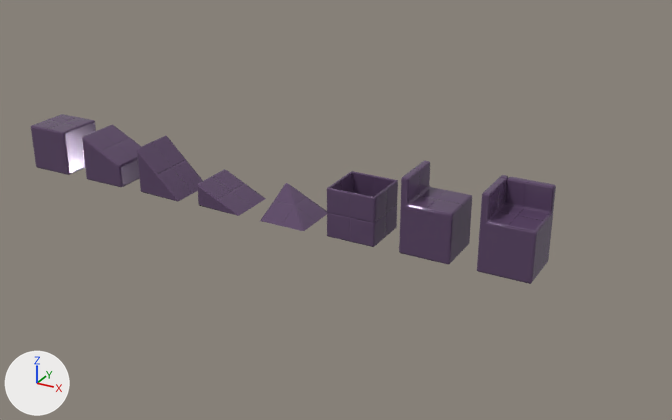
What one commit did to the glTF model mdl/blocksv1.glb.
The view is the same before and after, from a 50 mm camera at (21.7, -28.8, 14.1) aimed at (5.6, 0.4, -0.5). The axes (+X, +Y, +Z) are drawn at lower left. The lights are the same throughout. Objects named as collision shapes, trigger or cutter boxes, shadow casters or lower levels of detail are left out. Where no turn or scale is listed for an object, it has been applied to the vertices.

In view in the first picture: 'lvl_genblock', 'lvl_hollowblock', 'lvl_rampcorner', 'lvl_ramphalf', 'lvl_rampshallow', 'lvl_rampsteep', 'lvl_wallblock', 'lvl_wallcornerblock'.
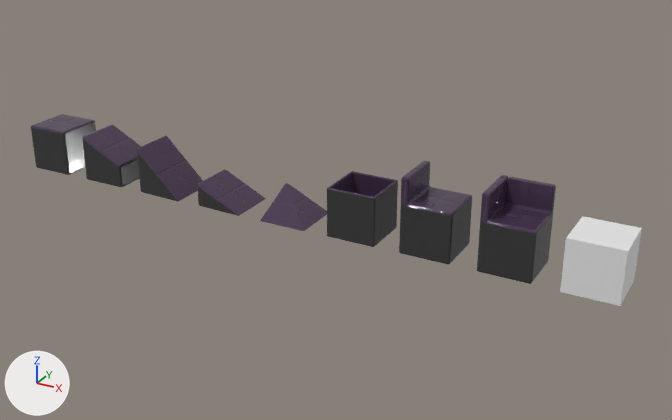
What differs and where, as boxes (x1, y1, x2, y2) in the pictures (672 x 420 px):
'lvl_wallcornerblock', recoloured
    both: (477, 175, 556, 284)
'Cube', added
    after: (560, 216, 642, 306)
'lvl_wallblock', recoloured (purple to black)
    both: (399, 161, 472, 264)
'lvl_hollowblock', recoloured (purple to black)
    both: (327, 171, 398, 247)
'lvl_rampsteep', recoloured
    both: (137, 136, 203, 201)
'lvl_genblock', recoloured
    both: (31, 114, 96, 175)
'lvl_rampshallow', recoloured
    both: (82, 125, 141, 187)
'lvl_ramphalf', recoloured
    both: (197, 169, 266, 216)
'lvl_rampcorner', recoloured
    both: (260, 183, 327, 231)

Patch to the scene script:
```diff
--- a/mdl/blocksv1.glb.py
+++ b/mdl/blocksv1.glb.py
@@ mat_genblock_mat @@
 mat_genblock_mat = principled_material('genblock_mat')
-mat_genblock_mat.base_color = (0.125, 0.0742, 0.156)  # dark purple #634d6e
+mat_genblock_mat.base_color = (0.0509, 0.0509, 0.0509)  # black #404040
 mat_genblock_mat.metallic = 0.2
@@ mat_genblock_mat_top @@
 n0 = _N.new('ShaderNodeBsdfPrincipled'); n0.name = 'Principled BSDF'
-n0.inputs[0].default_value = (0.125, 0.0742, 0.156, 1.0)  # 'Base Color', dark purple #634d6e
+n0.inputs[0].default_value = (0.0724, 0.044, 0.0897, 1.0)  # 'Base Color', dark purple #4c3b54
 n0.inputs[1].default_value = 0.2  # 'Metallic'
@@ ob_cube @@
+ob_cube = bpy.data.objects.new('Cube', me_cube_027.copy())  # the mesh of ob_lvl_genblock_colonly
+ob_cube.location = (16.0, 0.0, 0.0)
```
